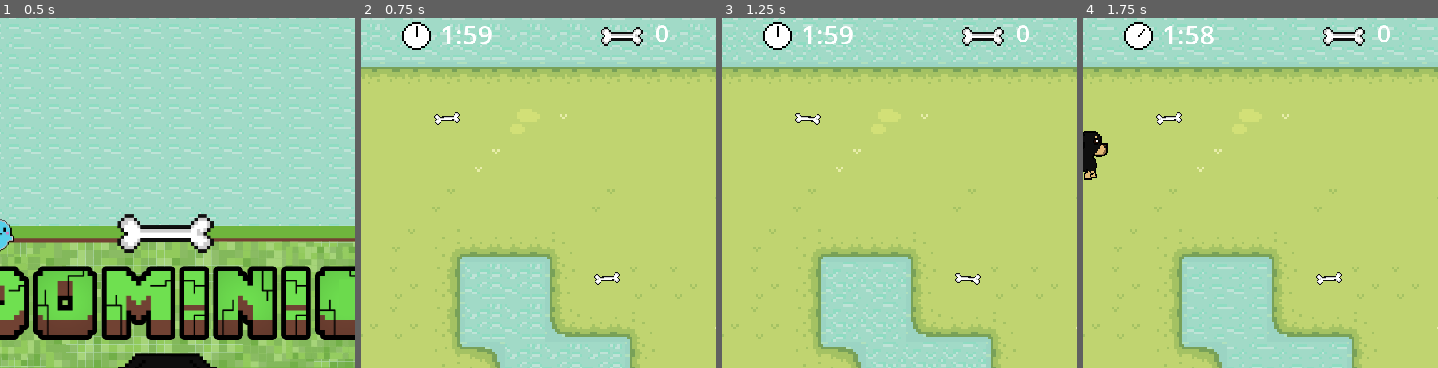
Above: before the commit, frames 1-4 (left to right).
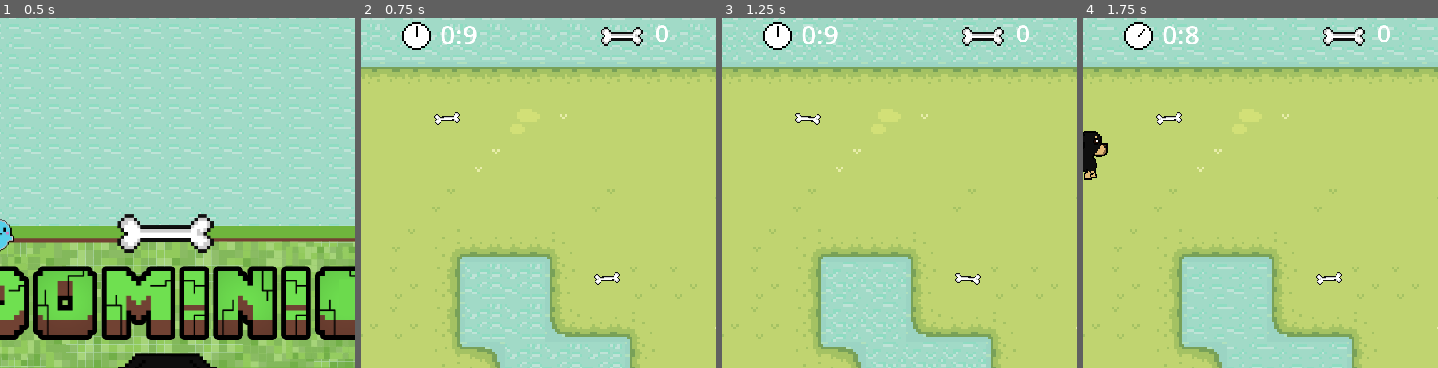
Above: after the commit, the same moments.

Repository: BeatrizPat/Dominic
Game: Godot game, scene res://level/opening_scene.tscn
Same seed, same stepped clock (60 frames per second), same inputs: the game is played once before the commit and once after it.
Inputs (mouse positions are % of the whole screen's width and height, from its top left):
- Up to frame 1 (0.5 s): no input
- Up to frame 2 (0.75 s): click (49, 71) at 0.5 s
- Up to frame 3 (1.25 s): no input
- Up to frame 4 (1.75 s): hold D (right) from 1.28 s (still down)
The pictures show only the part of the screen within x 25-75%, y 2-52%; the shares and areas given below are measured in that part.

Frame 1 is identical in both runs. In frame 2, 0.3% of the frame differs, in the area x 22-37%, y 2-8%; in frame 3, 0.3%; in frame 4, 0.3%.

Commit message:
ajuste game over animation

Diff:
--- a/enemy/enemy.gd
+++ b/enemy/enemy.gd
@@ -1,4 +1,5 @@
 extends enemy_movement
 
 func _ready():
+	add_to_group("global")
 	change_direction()
--- a/enemy/enemy_movement.gd
+++ b/enemy/enemy_movement.gd
@@ -1,7 +1,7 @@
 extends CharacterBody2D
 class_name enemy_movement
 @onready var ray = $RayCast2D
-
+var movement = true
 @export var tile_size = 16
 var dir = [Vector2.RIGHT,
 			Vector2.LEFT,
@@ -11,6 +11,7 @@
 # Called when the node enters the scene tree for the first time.
 func _ready():
 	var rand = 0
+	add_to_group("global")
 	pass # Replace with function body.
 func change_direction():
 	if rand == 2:
@@ -18,15 +19,17 @@
 	else: rand = 2
 
 func _physics_process(delta):
-	ray.target_position = dir[rand] * tile_size/2
-	ray.force_raycast_update()
-	if ray.is_colliding():
-		change_direction()
-	velocity = dir[rand] * tile_size
-	if rand == 2:
-		$AnimationPlayer.play("walk_back")
-	else: $AnimationPlayer.play("walk_front")
-	move_and_slide()
+	if movement:
+		ray.target_position = dir[rand] * tile_size/2
+		ray.force_raycast_update()
+		if ray.is_colliding():
+			change_direction()
+		velocity = dir[rand] * tile_size
+		if rand == 2:
+			$AnimationPlayer.play("walk_back")
+		else: $AnimationPlayer.play("walk_front")
+		move_and_slide()
 	#detect_collision()
 func game_over():
+	movement = false
 	queue_free()
--- a/level/game_level.tscn
+++ b/level/game_level.tscn
@@ -380,7 +380,7 @@
 offset_bottom = 21.0
 
 [node name="Timer" type="Timer" parent="."]
-wait_time = 120.0
+wait_time = 10.0
 
 [connection signal="timeout" from="Timer" to="." method="_on_timer_timeout"]
 
--- a/player/dog_player.gd
+++ b/player/dog_player.gd
@@ -25,7 +25,8 @@
 	#position += Vector2.ONE * tile_size/2
 
 func _process(delta):
-	if (not moving) and (not game_over_flag): state_machine.travel("idle")
+	if (not moving) and not game_over_flag: state_machine.travel("idle")
+
 	#print(state_machine.get_current_node())
 
 # Recebe os eventos de teclado
@@ -65,16 +66,17 @@
 		animation_tree.set("parameters/idle/blend_position", move_input)
 		animation_tree.set("parameters/walk/blend_position", move_input)
 
-#Função para animação de game over e ncerra o jogo
+#Função para animação de game over e encerra o jogo
 func game_over():
 	print("gameover")
 	game_over_flag = true
 	set_process_input(false)
-	state_machine.travel("End")
+	var animation_name = "over_"+current_direction
+	state_machine.travel(animation_name)
 	print(current_direction)
-	var animation_name = "over_"+current_direction
 	print(animation_name)
-	animation_player.play(animation_name)
+	print(state_machine.get_current_node())
+	#animation_player.play(animation_name)
 	#animation_tree.set("parameters/game over/blend_position", current_direction)
 	await 500
 
--- a/player/dog_player.tscn
+++ b/player/dog_player.tscn
@@ -344,6 +344,18 @@
 max_space = Vector2(1, 1.1)
 blend_mode = 1
 
+[sub_resource type="AnimationNodeAnimation" id="AnimationNodeAnimation_kotxq"]
+animation = &"over_down"
+
+[sub_resource type="AnimationNodeAnimation" id="AnimationNodeAnimation_myodw"]
+animation = &"over_left"
+
+[sub_resource type="AnimationNodeAnimation" id="AnimationNodeAnimation_b5oj7"]
+animation = &"over_right"
+
+[sub_resource type="AnimationNodeAnimation" id="AnimationNodeAnimation_4nf3q"]
+animation = &"over_up"
+
 [sub_resource type="AnimationNodeAnimation" id="AnimationNodeAnimation_eeolg"]
 animation = &"walk_down"
 
@@ -378,19 +390,44 @@
 [sub_resource type="AnimationNodeStateMachineTransition" id="AnimationNodeStateMachineTransition_rnvvi"]
 advance_mode = 0
 
-[sub_resource type="AnimationNodeStateMachineTransition" id="AnimationNodeStateMachineTransition_3elh5"]
+[sub_resource type="AnimationNodeStateMachineTransition" id="AnimationNodeStateMachineTransition_b4o1d"]
 switch_mode = 2
 
+[sub_resource type="AnimationNodeStateMachineTransition" id="AnimationNodeStateMachineTransition_o5v1y"]
+switch_mode = 2
+
+[sub_resource type="AnimationNodeStateMachineTransition" id="AnimationNodeStateMachineTransition_lnuj8"]
+switch_mode = 2
+
+[sub_resource type="AnimationNodeStateMachineTransition" id="AnimationNodeStateMachineTransition_e3y1l"]
+switch_mode = 2
+
+[sub_resource type="AnimationNodeStateMachineTransition" id="AnimationNodeStateMachineTransition_n2kg8"]
+
+[sub_resource type="AnimationNodeStateMachineTransition" id="AnimationNodeStateMachineTransition_tw3mq"]
+
+[sub_resource type="AnimationNodeStateMachineTransition" id="AnimationNodeStateMachineTransition_fob4s"]
+
+[sub_resource type="AnimationNodeStateMachineTransition" id="AnimationNodeStateMachineTransition_mwa0o"]
+
 [sub_resource type="AnimationNodeStateMachine" id="AnimationNodeStateMachine_46la2"]
-states/End/position = Vector2(688.889, 143.654)
+states/End/position = Vector2(768.889, 142.321)
 states/Start/position = Vector2(209.333, 100.512)
 "states/game over/node" = SubResource("AnimationNodeBlendSpace2D_hsqht")
-"states/game over/position" = Vector2(466.333, 206.333)
+"states/game over/position" = Vector2(77, 34.3333)
 states/idle/node = SubResource("AnimationNodeBlendSpace2D_b5f6a")
-states/idle/position = Vector2(310.667, 101.447)
+states/idle/position = Vector2(309.778, 99.3114)
+states/over_down/node = SubResource("AnimationNodeAnimation_kotxq")
+states/over_down/position = Vector2(593.395, 50.3333)
+states/over_left/node = SubResource("AnimationNodeAnimation_myodw")
+states/over_left/position = Vector2(593.889, 111.222)
+states/over_right/node = SubResource("AnimationNodeAnimation_b5oj7")
+states/over_right/position = Vector2(592.407, 162.333)
+states/over_up/node = SubResource("AnimationNodeAnimation_4nf3q")
+states/over_up/position = Vector2(589.741, 227.667)
 states/walk/node = SubResource("AnimationNodeBlendSpace2D_jd33c")
-states/walk/position = Vector2(453.334, 100.808)
-transitions = ["Start", "idle", SubResource("AnimationNodeSt …(139 unchanged characters)… ionNodeStateMachineTransition_rnvvi"), "idle", "End", SubResource("AnimationNodeStateMachineTransition_3elh5")]
+states/walk/position = Vector2(310.667, 206.141)
+transitions = ["Start", "idle", SubResource("AnimationNodeSt …(139 unchanged characters)… ionNodeStateMachineTransition_rnvvi"), "over_down", "End", SubResource("AnimationNodeStateMachineTransition_b4o1d"), "over_left", "End", SubResource("AnimationNodeStateMachineTransition_o5v1y"), "over_right", "End", SubResource("AnimationNodeStateMachineTransition_lnuj8"), "over_up", "End", SubResource("AnimationNodeStateMachineTransition_e3y1l"), "idle", "over_down", SubResource("AnimationNodeStateMachineTransition_n2kg8"), "idle", "over_left", SubResource("AnimationNodeStateMachineTransition_tw3mq"), "idle", "over_right", SubResource("AnimationNodeStateMachineTransition_fob4s"), "idle", "over_up", SubResource("AnimationNodeStateMachineTransition_mwa0o")]
 graph_offset = Vector2(1, 23)
 
 [node name="DogPlayer" type="CharacterBody2D"]
Not shown: 1 places in player/dog_player.tscn that only renumber resources
